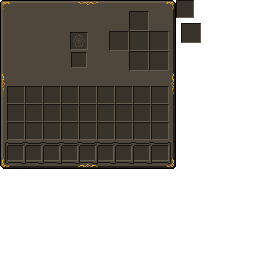
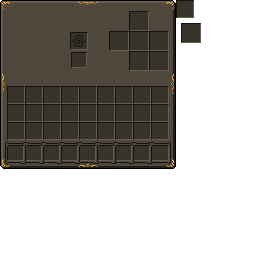
Comparing the layer stacks of the two 256x256 images. Changes:
painted on "icon" over left=73, top=35, right=85, bottom=47
